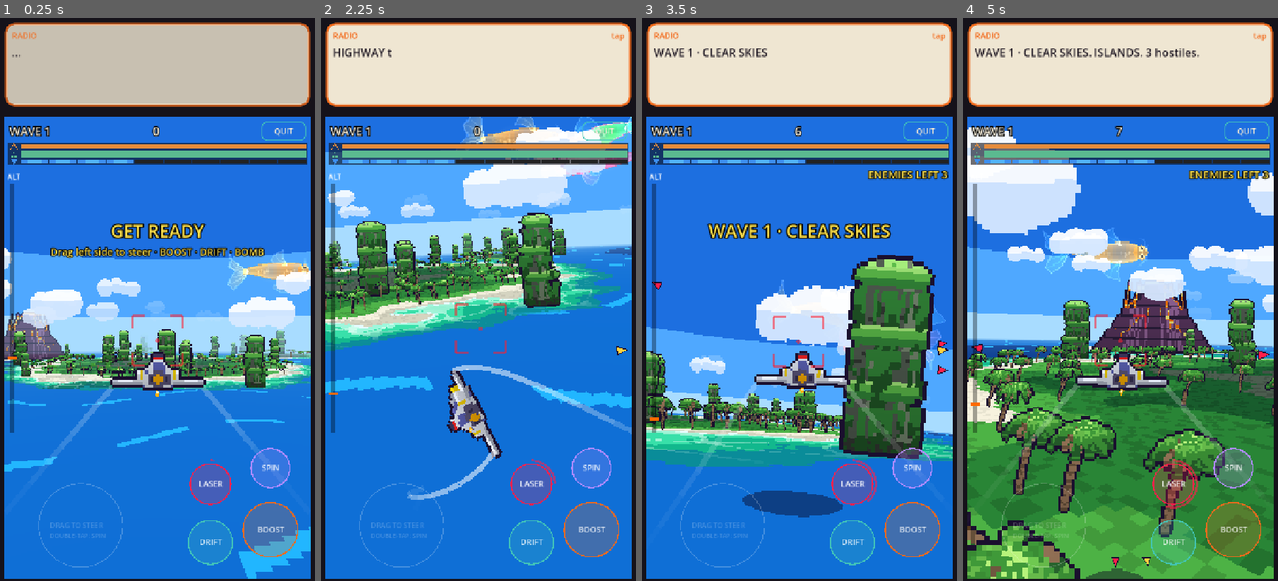
Above: before the commit, frames 1-4 (left to right).
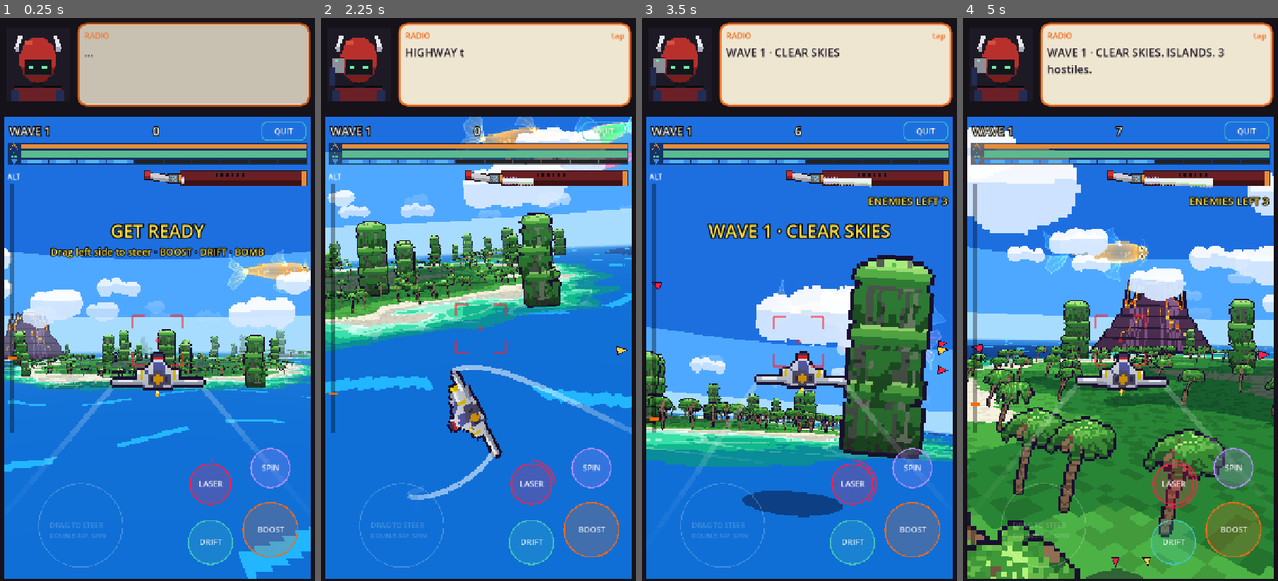
Above: after the commit, the same moments.

Repository: MetaRidley-jpg/Cadbeta
Game: Godot game, scene res://scenes/main.tscn
The game is run twice, just before and just after one commit, with the same random seed, the same clock (stepped at 60 frames per second) and the same inputs.
Inputs (mouse positions are in pixels of both pictures, inside the frame that each line leads up to):
- Up to frame 1 (0.25 s): no input
- Up to frame 2 (2.25 s): tap Enter at 0.5 s; drag from (478, 63) to (510, 175) at 0.52 s; drag from (415, 327) to (462, 412) at 1.27 s; move the mouse to (510, 175) at 2.02 s; hold D from 2.03 s (still down); hold Q from 2.03 s (still down); click (510, 175) at 2.17 s
- Up to frame 3 (3.5 s): release D at 2.75 s; release Q at 2.75 s; drag from (783, 412) to (705, 215) at 2.77 s
- Up to frame 4 (5 s): move the mouse to (1215, 383) at 3.52 s; hold A 3.53-4.25 s; hold L 3.53-4.25 s; click (1215, 383) at 3.67 s; tap Space at 3.77 s; drag from (1026, 215) to (1073, 158) at 4.27 s

The runs differ from the first frame. In frame 1, 5.0% of the frame differs, in the area x 1-98%, y 0-30%; in frame 2, 5.1%; in frame 3, 5.8%; in frame 4, 6.2%, in the area x 1-98%, y 0-34%.

Commit message:
T's mute pilot portrait (Doom-style states, PNG art slots) + katana laser meter
Co-Authored-By: Claude Opus 5.5 <noreply@anthropic.com>
Claude-Session: https://claude.ai/code/session_01WbAjRkFMxqQobwk5BeMh4j

Diff:
--- a/scripts/dogfight/df_game.gd
+++ b/scripts/dogfight/df_game.gd
@@ -126,6 +126,7 @@
 @onready var score_label: Label = %ScoreLabel
 @onready var hp_bar: ProgressBar = %HpBar
 @onready var boost_bar: ProgressBar = %BoostBar
+var sheath_meter: DfSheathMeter    # T's katana laser meter (under the bars)
 var status_bars: DfStatusBars      # T's 3-row HUD (shield / hull / boost); the old bars are hidden
 var _hull_ghost := 100.0
 var _ghost_hold := 0.0
@@ -226,6 +227,7 @@
 var _wave_def := {}
 
 func _ready() -> void:
+	Game.radio.connect(_pilot_on_radio)
 	render = DfRender.new()
 	viewport.add_child(render)
 	hud.draw.connect(_draw_hud)
@@ -235,6 +237,8 @@
 	status_bars = DfStatusBars.new()
 	status_bars.size_flags_horizontal = Control.SIZE_EXPAND_FILL
 	bars_box.add_child(status_bars)
+	sheath_meter = DfSheathMeter.new()               # T's katana = the laser meter
+	bars_box.add_sibling(sheath_meter)
 	quit_button.pressed.connect(_on_quit)
 	# cinematic letterbox bars (KO + replay), on top of everything
 	_lb_top = ColorRect.new()
@@ -321,6 +325,10 @@
 	queen = null
 	queen_done = false
 	hive_kills = 0
+	_pilot_hit_t = 0.0
+	_pilot_kill_t = 0.0
+	_pilot_ear_t = 0.0
+	_pilot_shock_t = 0.0
 	projectiles.clear()
 	wave = 0
 	waves_cleared = 0
@@ -389,6 +397,39 @@
 		_slowmo_until = 0
 
 var _radio_zone := -1
+# ---------------------------------------------------------------- T's mute pilot (portrait)
+var _pilot_hit_t := 0.0
+var _pilot_hit_side := 1.0
+var _pilot_kill_t := 0.0
+var _pilot_ear_t := 0.0
+var _pilot_shock_t := 0.0
+
+## What T's pilot portrait shows now (DfPilotPortrait). Priority: KO > radio (glove to ear) >
+## shield broke (shock) > hit (looks toward the hit) > kill (grin) > idle. hurt 0..3 = hull.
+func pilot_state() -> Dictionary:
+	var f := player.hp / maxf(1.0, player.max_hp) if player != null else 1.0
+	var hurt := 0 if f > 0.75 else (1 if f > 0.5 else (2 if f > 0.25 else 3))
+	var s := "idle"
+	if state == "crash" or state == "over":
+		s = "ko"
+	elif _pilot_ear_t > 0.0:
+		s = "ear"
+	elif _pilot_shock_t > 0.0:
+		s = "shock"
+	elif _pilot_hit_t > 0.0:
+		s = "look_l" if _pilot_hit_side < 0.0 else "look_r"
+	elif _pilot_kill_t > 0.0:
+		s = "grin"
+	return {"state": s, "hurt": hurt}
+
+func _pilot_tick(dt: float) -> void:
+	_pilot_hit_t = maxf(0.0, _pilot_hit_t - dt)
+	_pilot_kill_t = maxf(0.0, _pilot_kill_t - dt)
+	_pilot_ear_t = maxf(0.0, _pilot_ear_t - dt)
+	_pilot_shock_t = maxf(0.0, _pilot_shock_t - dt)
+
+func _pilot_on_radio(_text: String) -> void:
+	_pilot_ear_t = 2.4
 # ---------------------------------------------------------------- slice 16w: the hive QUEEN
 ## T: "Instead of volcano the queen hatches and shoots 3 rotating red pink lasers that sweep
 ## horizontally out of 3 mouths in a triangle spinning shape". She hatches from the mound
@@ -541,6 +582,7 @@
 var _radio_course := Vector3.INF
 func sim_step(dt: float) -> void:
 	sim_time += dt
+	_pilot_tick(dt)
 	if (demo == "" or demo == "queen") and state in ["wave", "break"] and queen == null and not queen_done:
 		if hive_kills >= QUEEN_TRIGGER_KILLS or Vector2(player.position.x - world.mound.pos.x, player.position.z - world.mound.pos.z).length() < QUEEN_TRIGGER_DIST:
 			_queen_hatch()
@@ -1929,6 +1971,7 @@
 			_show_msg("ASTEROID KO!", 1.2)
 
 func _takedown(text: String, bonus: float) -> void:
+	_pilot_kill_t = 0.9
 	takedowns += 1
 	score += bonus
 	_show_msg(text, 1.0)
@@ -2098,12 +2141,12 @@
 							break
 			"enemy_bullet":
 				if state != "crash" and _seg_hit(a, b, player.position, player.radius):
-					_hit_player(pr.dmg)
+					_hit_player(pr.dmg, true, a)
 					gone = not player.rolling()      # a roll lets the bolt fly past
 			"pellet":                            # the Queen's spinning pellets (a roll dodges them too)
 				pr.spin = float(pr.get("spin", 0.0)) + 14.0 * dt
 				if state != "crash" and _seg_hit(a, b, player.position, player.radius + 2.0):
-					_hit_player(pr.dmg)
+					_hit_player(pr.dmg, true, a)
 					gone = not player.rolling()
 			"flak":
 				if pr.life <= 0.0:
@@ -2161,9 +2204,14 @@
 			projectiles.append({"p": p, "v": Vector3(rng.randf_range(-25, 25), -80.0, rng.randf_range(-25, 25)), "life": 20.0, "kind": "lava", "dmg": LAVA_DMG})
 
 ## dodge: bullets, flak and kamikazes miss you during a barrel roll (lava and the asteroid do not).
-func _hit_player(v: float, dodge := true) -> void:
+func _hit_player(v: float, dodge := true, from := Vector3.INF) -> void:
 	if state == "crash" or state == "over":
 		return
+	if not (dodge and player.rolling()):
+		_pilot_hit_t = 0.7
+		_pilot_hit_side = signf((from - player.position).dot(player.right())) if from != Vector3.INF else (1.0 if rng.randf() < 0.5 else -1.0)
+		if player.shield > 0.0 and player.shield <= v:
+			_pilot_shock_t = 0.7                     # the shield just broke
 	if dodge and player.rolling():
 		if dodge_t <= 0.0:
 			_show_msg("DODGE!", 0.5)
@@ -2982,6 +3030,8 @@
 		if _ghost_hold <= 0.0:
 			_hull_ghost = maxf(player.hp, _hull_ghost - 40.0 * real)
 	_ghost_hp_seen = player.hp
+	if sheath_meter != null:
+		sheath_meter.set_values(laser_charge, laser_ready(), cyan_laser)
 	if status_bars != null:
 		status_bars.set_values(player.shield / DfPlane.SHIELD_MAX, player.hp / player.max_hp, _hull_ghost / player.max_hp, player.boost / 100.0)
 	_msg_t -= real
--- /dev/null
+++ b/scripts/dogfight/df_pilot.gd
@@ -0,0 +1,113 @@
+class_name DfPilotPortrait
+extends Control
+## T's mute pilot (2026-11-28): "Pilot doom like reactions and he puts his glove on his ear when
+## radio is coming in. Mute player." Sits in the old portrait slot beside the RADIO box.
+## States (DfGame.pilot_state): idle, look_l, look_r, grin, ear, shock, ko; hurt 0..3 (hull).
+## ART SLOTS: drop T's frames in art/pilot/ as  pilot_<state>_<hurt>.png  (or pilot_<state>.png
+## for all hurt levels). Any size; drawn with hard pixels, fitted to the slot. Missing = the
+## code placeholder below (48 x 56 px).
+const DIR := "res://art/pilot/"
+const W := 48
+const H := 56
+var game: Node                     # DfGame
+var _tex := {}                     # key -> Texture2D (T's PNG or a placeholder)
+var _key := ""
+
+func _ready() -> void:
+	mouse_filter = Control.MOUSE_FILTER_IGNORE
+	texture_filter = CanvasItem.TEXTURE_FILTER_NEAREST
+
+func _process(_d: float) -> void:
+	var st := {"state": "idle", "hurt": 0}
+	if game != null and game.has_method("pilot_state"):
+		st = game.pilot_state()
+	var k := "%s_%d" % [st.state, st.hurt]
+	if k != _key:
+		_key = k
+		queue_redraw()
+
+func _draw() -> void:
+	if _key == "":
+		return
+	var t := _texture(_key)
+	var sz := t.get_size()
+	var sc := floorf(minf(size.x / sz.x, size.y / sz.y)) if minf(size.x / sz.x, size.y / sz.y) >= 1.0 else minf(size.x / sz.x, size.y / sz.y)
+	var d := sz * sc
+	draw_texture_rect(t, Rect2(((size - d) * 0.5).round(), d), false)
+
+func _texture(k: String) -> Texture2D:
+	if _tex.has(k):
+		return _tex[k]
+	var parts := k.rsplit("_", true, 1)
+	var t: Texture2D = null
+	for path in [DIR + "pilot_" + k + ".png", DIR + "pilot_" + parts[0] + ".png"]:
+		if ResourceLoader.exists(path):
+			t = load(path)
+			break
+	if t == null:
+		t = ImageTexture.create_from_image(placeholder(parts[0], int(parts[1])))
+	_tex[k] = t
+	return t
+
+# ------------------------------------------------------------------ placeholder pixel pilot
+const BG := Color("1d1a26")
+const RED := Color("b8302c")
+const RED_D := Color("7a1e1e")
+const RED_L := Color("d9503f")
+const FIN := Color("e8e8ee")
+const FIN_D := Color("a8a8b8")
+const VISOR := Color("12161c")
+const GLOW := Color("6cf2a0")
+const SHOULDER := Color("6a2026")
+const NAVY := Color("232c52")
+const GLOVE := Color("8e8e98")
+const INK := Color("0b0a10")
+
+static func placeholder(state: String, hurt: int) -> Image:
+	var im := Image.create(W, H, false, Image.FORMAT_RGBA8)
+	im.fill(BG)
+	var r := func(x0: int, y0: int, w: int, h: int, c: Color) -> void:
+		im.fill_rect(Rect2i(x0, y0, w, h), c)
+	# shoulders + armour
+	r.call(6, 44, 36, 12, SHOULDER); r.call(6, 44, 36, 1, INK); r.call(4, 47, 6, 9, NAVY); r.call(38, 47, 6, 9, NAVY)
+	r.call(20, 40, 8, 5, VISOR)                                  # neck
+	# helmet: rounded red dome
+	for y in range(8, 42):
+		var hw := int(round(13.0 * sqrt(maxf(0.0, 1.0 - pow((y - 24.0) / 17.0, 2.0))))) + 1
+		r.call(24 - hw, y, hw * 2, 1, RED if y < 30 else RED_D)
+	r.call(14, 10, 6, 3, RED_L)                                  # shine
+	# white fins (T's helmet horns)
+	for k in 10:
+		r.call(9 - k / 3, 6 + k, 3, 1, FIN); r.call(36 + k / 3, 6 + k, 3, 1, FIN)
+	r.call(7, 15, 3, 3, FIN_D); r.call(38, 15, 3, 3, FIN_D)
+	# visor
+	r.call(14, 24, 20, 12, VISOR); r.call(14, 24, 20, 1, INK); r.call(15, 35, 18, 1, Color("2a3540"))
+	var ex := 0
+	if state == "look_l": ex = -3
+	elif state == "look_r": ex = 3
+	match state:
+		"grin":                                                  # happy ^^ eyes
+			for e in [18, 27]:
+				im.set_pixel(e, 29, GLOW); im.set_pixel(e + 1, 28, GLOW); im.set_pixel(e + 2, 29, GLOW)
+		"shock":
+			r.call(17, 27, 4, 4, GLOW); r.call(27, 27, 4, 4, GLOW)
+		"ko":
+			for e in [18, 27]:
+				for q in 3:
+					im.set_pixel(e + q, 27 + q, GLOW); im.set_pixel(e + 2 - q, 27 + q, GLOW)
+		_:
+			r.call(17 + ex, 29, 4, 2, GLOW); r.call(27 + ex, 29, 4, 2, GLOW)
+	if state == "ear":                                           # glove raised to the left ear
+		r.call(4, 22, 9, 12, GLOVE); r.call(4, 22, 9, 1, INK); r.call(2, 30, 4, 14, NAVY)
+		r.call(6, 24, 2, 2, GLOW)                                # the earpiece light
+		r.call(17, 29, 4, 2, GLOW); r.call(27, 29, 4, 2, GLOW)
+	# hurt: cracks on the visor and helmet, scorch marks
+	if hurt >= 1:
+		for q in 5: im.set_pixel(30 - q, 25 + q, Color("c8d0d8"))
+	if hurt >= 2:
+		for q in 6: im.set_pixel(16 + q, 33 - q / 2, Color("c8d0d8"))
+		r.call(30, 12, 4, 3, INK); r.call(31, 13, 2, 1, RED_D)
+	if hurt >= 3:
+		r.call(12, 16, 3, 5, INK); r.call(34, 18, 4, 2, Color("ff8a3d"))
+		for q in 8: im.set_pixel(22 + q / 2, 25 + q, Color("c8d0d8"))
+	return im
--- /dev/null
+++ b/scripts/dogfight/df_sheath_meter.gd
@@ -0,0 +1,68 @@
+class_name DfSheathMeter
+extends Control
+## T's laser meter (2026-11-28): his katana (art/blade/blade.png, from tools/blade/make_blade.py)
+## in a dark red sheath (his sheath bar sketch). The hilt stays; the blade slides OUT of the
+## sheath as the laser charges. Ready: a light band runs hilt -> tip (2 hard steps). Cyan
+## (supercharged by a ring course): the blade is tinted cyan.
+const BLADE := "res://art/blade/blade.png"
+const HILT_W := 42.0               # blade.png: columns before the blade (pommel, grip, hex collar, guard)
+const SHEATH := Color("6a1f22")
+const SHEATH_D := Color("3d1114")
+const SHEATH_CAP := Color("e68c3c")
+const INK := Color("0b0a10")
+var charge := 0.0                  # 0..1
+var lit := false               # laser ready: the blade shimmers
+var cyan := false
+var _tex: Texture2D
+var _t := 0.0
+
+func _ready() -> void:
+	mouse_filter = Control.MOUSE_FILTER_IGNORE
+	texture_filter = CanvasItem.TEXTURE_FILTER_NEAREST
+	if ResourceLoader.exists(BLADE):
+		_tex = load(BLADE)
+	elif FileAccess.file_exists(ProjectSettings.globalize_path(BLADE)):
+		_tex = ImageTexture.create_from_image(Image.load_from_file(ProjectSettings.globalize_path(BLADE)))
+	custom_minimum_size = Vector2(366, 52)   # 2x pixels
+	size_flags_horizontal = Control.SIZE_SHRINK_END     # right side: clear of the ALT label
+
+func set_values(c: float, r: bool, cy: bool) -> void:
+	charge = clampf(c, 0.0, 1.0)
+	lit = r
+	cyan = cy
+
+func _process(d: float) -> void:
+	_t += d
+	queue_redraw()
+
+func _draw() -> void:
+	if _tex == null:
+		return
+	var tw := _tex.get_width()
+	var th := _tex.get_height()
+	var sc := floorf(size.y / th) if size.y >= th else size.y / th
+	sc = maxf(sc, 1.0)
+	var o := Vector2(0, roundf((size.y - th * sc) * 0.5))
+	var blade_w := tw - HILT_W
+	# sheath behind the blade: dark red, black outline, orange end cap (T's sheath bar)
+	var sh := Rect2(o + Vector2((HILT_W - 1) * sc, 5 * sc), Vector2((blade_w + 2) * sc, (th - 10) * sc))
+	draw_rect(sh.grow(sc), INK)
+	draw_rect(sh, SHEATH)
+	draw_rect(Rect2(sh.position + Vector2(0, sh.size.y * 0.6), Vector2(sh.size.x, sh.size.y * 0.4)), SHEATH_D)
+	draw_rect(Rect2(sh.end.x - 5 * sc, sh.position.y, 5 * sc, sh.size.y), SHEATH_CAP)
+	for k in 6:                                                # the little slots along the sheath
+		draw_rect(Rect2(sh.position + Vector2((40 + k * 6) * sc, 3 * sc), Vector2(2 * sc, 3 * sc)), INK)
+	# hilt (always)
+	draw_texture_rect_region(_tex, Rect2(o, Vector2(HILT_W, th) * sc), Rect2(0, 0, HILT_W, th))
+	# blade: the drawn part (out of the sheath)
+	var out_w := roundf(blade_w * charge)
+	if out_w >= 1.0:
+		var tint := Color(0.7, 1.15, 1.3) if cyan else Color.WHITE
+		draw_texture_rect_region(_tex, Rect2(o + Vector2(HILT_W * sc, 0), Vector2(out_w, th) * sc), Rect2(HILT_W, 0, out_w, th), tint)
+		if lit:                                                # shimmer: a light band hilt -> tip
+			var head := fmod(_t * 0.9, 1.3) * blade_w - 10.0
+			for band in [[3.0, 1.55], [7.0, 1.25]]:
+				var x0 := clampf(head - band[0], 0.0, blade_w)
+				var x1 := clampf(head + band[0], 0.0, blade_w)
+				if x1 > x0:
+					draw_texture_rect_region(_tex, Rect2(o + Vector2((HILT_W + x0) * sc, 0), Vector2(x1 - x0, th) * sc), Rect2(HILT_W + x0, 0, x1 - x0, th), tint * Color(band[1], band[1], band[1]))
--- a/scripts/main.gd
+++ b/scripts/main.gd
@@ -34,6 +34,8 @@
 var _last_page := 0
 var _challenge_wait := 0.0
 var _wardrobe_tints: VBoxContainer
+
+var pilot_portrait: DfPilotPortrait
 
 func _ready() -> void:
 	theme = ui.build()
@@ -83,6 +85,12 @@
 	get_viewport().size_changed.connect(_apply_safe_area)
 	_apply_safe_area()
 	%Portrait.visible = Game.cadavire_on           # disconnected, not deleted (T)
+	if not Game.cadavire_on:                        # T's mute pilot takes the slot
+		pilot_portrait = DfPilotPortrait.new()
+		pilot_portrait.name = "PilotPortrait"
+		pilot_portrait.custom_minimum_size = Vector2(150, 190)
+		pilot_portrait.game = %DogfightPage
+		%Portrait.add_sibling(pilot_portrait)
 	var fever_row := get_node_or_null("Root/Stage/HBox/StageRight/FeverRow") as Control
 	if fever_row:
 		fever_row.visible = Game.cadavire_on       # her Fever meter: off with her
--- a/tests/dogfight_test.gd
+++ b/tests/dogfight_test.gd
@@ -1323,5 +1323,33 @@
 	check(q_skin > 0, "hive kamikazes are alien (%d)" % q_skin)
 	df.stop()
 
+	# ---------------- T's mute pilot + katana laser meter
+	df.start(61)
+	df.set_process(false)
+	df.state = "wave"
+	check(df.pilot_state().state == "idle" and df.pilot_state().hurt == 0, "pilot: idle and unhurt at the start")
+	Game.radio_say("test line")
+	check(df.pilot_state().state == "ear", "pilot: glove to his ear when the radio comes in")
+	df._pilot_ear_t = 0.0
+	df.player.shield = 0.0
+	df._hit_player(5.0, false, df.player.position + df.player.right() * 50.0)
+	check(df.pilot_state().state == "look_r", "pilot: looks toward a hit from the right")
+	df._pilot_hit_t = 0.0
+	df._takedown("KO!", 0.0)
+	check(df.pilot_state().state == "grin", "pilot: grins on a kill")
+	df._pilot_kill_t = 0.0
+	df.player.hp = 20.0
+	check(df.pilot_state().hurt == 3, "pilot: badly hurt face at low hull")
+	df.player.hp = df.player.max_hp
+	for pk in ["idle", "look_l", "grin", "ear", "shock", "ko"]:
+		var pim := DfPilotPortrait.placeholder(pk, 2)
+		check(pim.get_width() == DfPilotPortrait.W and pim.get_height() == DfPilotPortrait.H, "pilot placeholder %s builds" % pk)
+	check(main.pilot_portrait != null and not main.get_node("%Portrait").visible, "the pilot takes the portrait slot")
+	check(df.sheath_meter != null and df.sheath_meter.is_inside_tree(), "the katana laser meter is in the HUD")
+	df.laser_charge = 0.5
+	df._update_hud(1.0 / 30.0)
+	check(absf(df.sheath_meter.charge - 0.5) < 0.01 and not df.sheath_meter.lit, "the blade is half drawn at half charge")
+	df.stop()
+
 	print("DOGFIGHT TESTS: %d passed, %d failed" % [passes, fails])
 	get_tree().quit(1 if fails > 0 else 0)
Not shown, added: scripts/dogfight/df_pilot.gd.uid
Not shown, added: scripts/dogfight/df_sheath_meter.gd.uid
Not shown, changed: CLAUDE.md
Not shown, changed: docs/build-log.md
Not shown, changed: docs/todo.md
Not shown, changed: docs/world-4x.md
